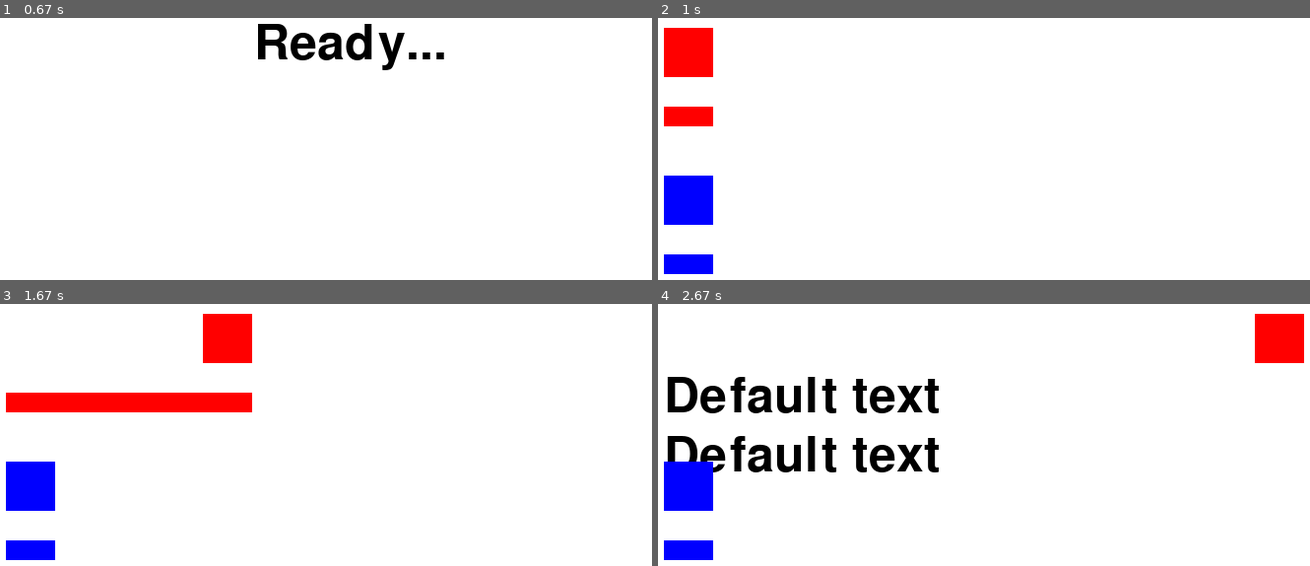
Above: before the commit, frames 1-4 (two rows, left to right).
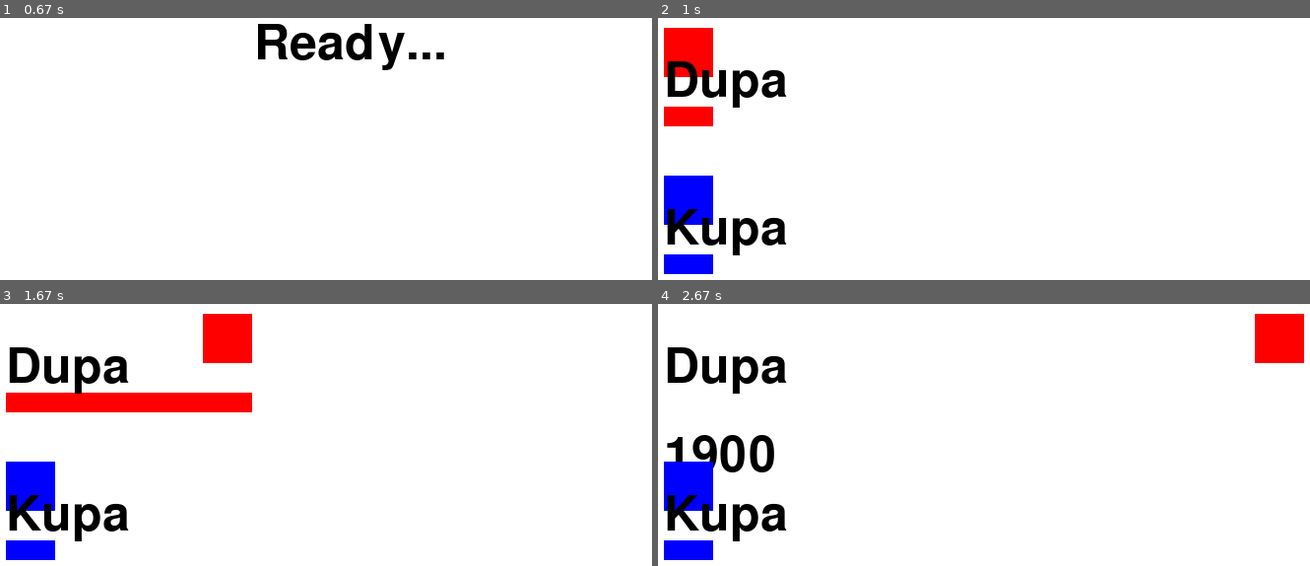
Above: after the commit, the same moments.

Repository: MaciejCiura/Goldsprint
Game: pygame game, started from main.py
Two runs of this game, one before a commit and one after it. Both use one fixed random seed, a clock stepped at 60 frames per second and the inputs below.
Inputs:
- Up to frame 1 (0.67 s): tap Enter at 0.33 s
- Up to frame 2 (1 s): tap Space at 0.67 s
- Up to frame 3 (1.67 s): tap A at 1, 1.33 s
- Up to frame 4 (2.67 s): tap A at 1.73, 2.03, 2.23, 2.57 s; tap Space at 1.82 s

Frame 1 is identical in both runs. In frame 2, 2.6% of the frame differs, in the area x 1-20%, y 16-91%; in frame 3, 2.6%; in frame 4, 7.6%, in the area x 1-44%, y 16-91%.

Commit message:
Added winner logic, text for name, time, speed

Diff:
--- a/entities/player.py
+++ b/entities/player.py
@@ -6,32 +6,44 @@
 
 
 class Player(Entity):
-    def __init__(self,
-                 x=Screen.STARTING_POSITION, y=Screen.BIKE1_Y,
-                 hight=Bike.BIKE_HEIGHT, width=Bike.BIKE_WIDTH,
-                 color=Colors.BLACK):
+    def __init__(self, name, x=Screen.STARTING_POSITION, y=Screen.BIKE1_Y,
+                 hight=Bike.BIKE_HEIGHT, width=Bike.BIKE_WIDTH, color=Colors.BLACK):
         super().__init__(x, y, hight, width)
-        self.name = None
+        self.name = name
         self.distance = 0
         self.speed = 0
         self.racing = False
-        self.time = 0
+        self.time = None
         self.won = False
         self.color = color
         self.placeholder = pygame.Surface((self.width, self.height))
         self.placeholder.fill(color)
         self.progressbar = Progressbar(self)
-        self.name_txt = Text(x=self.x, y=self.y + 60)
+        self.name_txt = Text(text=name, x=self.x, y=self.y + 30)
+        self.speed_txt = Text(x=self.x, y=self.y + 90)
         self.time_txt = Text(x=self.x, y=self.y + 120)
+        self.name_txt.visible = True
+        self.speed_txt.visible = False
+        self.time_txt.visible = False
 
     def update(self):
         # get distance from sensor
         if self.distance >= Screen.MAX_DISTANCE - 200:  # TODO change to dynamic distance parameter
-            self.racing = False
+            if self.racing:
+                self.racing = False
+                self.time = pygame.time.get_ticks() - self.time
+                self.time_txt.set(str(self.time))
+            self.progressbar.visible = False
+            self.time_txt.visible = True
         self.progressbar.update()
+        if self.won:
+            self.placeholder.fill(Colors.GOLD)
 
     def set_name(self, name):
         self.name = name
+
+    def set_time(self, time):
+        self.time = time
 
     def check_win(self):
         return
@@ -41,8 +53,7 @@
 
     def draw(self, screen):
         screen.blit(self.placeholder, (self.x + self.distance / 1, self.y))
-        if self.racing:
-            self.progressbar.draw(screen)
-        else:
-            self.time_txt.draw(screen)
-            self.name_txt.draw(screen)
+        self.progressbar.draw(screen)
+        self.time_txt.draw(screen)
+        self.speed_txt.draw(screen)
+        self.name_txt.draw(screen)
--- a/entities/progressbar.py
+++ b/entities/progressbar.py
@@ -14,4 +14,5 @@
         self.value = self.player.distance
 
     def draw(self, screen):
-        pygame.draw.rect(screen, self.player.color, (self.x, self.y, self.value + self.player.width, self.height))
+        if self.visible:
+            pygame.draw.rect(screen, self.player.color, (self.x, self.y, self.value + self.player.width, self.height))
--- a/entities/text.py
+++ b/entities/text.py
@@ -17,8 +17,14 @@
         self.img = self.font.render(self.text, self.antialiasing, self.colour, self.background)
         self.rect = self.img.get_rect(topleft=(self.x, self.y))
 
+    def set(self, string):
+        self.text = string
+        self.img = self.font.render(self.text, self.antialiasing, self.colour, self.background)
+        self.rect = self.img.get_rect(topleft=(self.x, self.y))
+
     def center(self):
         self.rect = self.img.get_rect(center=(Screen.SCREEN_WIDTH / 2, Screen.FONT_SIZE/2))
 
     def draw(self, screen):
-        screen.blit(self.img, self.rect)
+        if self.visible:
+            screen.blit(self.img, self.rect)
--- a/scenes/race_scene.py
+++ b/scenes/race_scene.py
@@ -8,23 +8,21 @@
 
     def __init__(self, screen: pygame.Surface):
         super().__init__(screen)
-        self.players = [Player(color=Colors.RED, x=Screen.STARTING_POSITION, y=Screen.BIKE1_Y),
-                        Player(color=Colors.BLUE, x=Screen.STARTING_POSITION, y=Screen.BIKE2_Y)]
+        self.players = [Player("Dupa", color=Colors.RED, x=Screen.STARTING_POSITION, y=Screen.BIKE1_Y),
+                        Player("Kupa", color=Colors.BLUE, x=Screen.STARTING_POSITION, y=Screen.BIKE2_Y)]
         for player in self.players:
             player.racing = True
         self.racing = True
         self.start_time = pygame.time.get_ticks()
+        self.players[0].set_time(self.start_time)
+        self.players[1].set_time(self.start_time)
 
-    def _count_elapsed_time(self):
-        return pygame.time.get_ticks() - self.start_time
+    def _count_elapsed_time(self, time):
+        return time - self.start_time
 
     def _update_entities(self):
         for player in self.players:
             player.update()
-            if not player.racing:
-                player.racing = False
-                player.time = self._count_elapsed_time()
-                print(self._count_elapsed_time())
 
     def _finish(self):
         if not self.racing:
@@ -48,4 +46,6 @@
         self._update_entities()
         if all(not player.racing for player in self.players):
             self.racing = False
+            winner = min(self.players, key=lambda player: player.time)
+            winner.won = True
         return not self.racing
--- a/scenes/winner_scene.py
+++ b/scenes/winner_scene.py
@@ -12,6 +12,10 @@
         self.players = players
         self.button_pressed = False
 
+    def _update_entities(self):
+        for player in self.players:
+            player.update()
+
     def key_down(self, keyname: int) -> None:
         self.button_pressed = True
 
@@ -22,4 +26,5 @@
         pygame.display.flip()
 
     def update_state(self) -> bool:
+        self._update_entities()
         return self.button_pressed
--- a/util/constant.py
+++ b/util/constant.py
@@ -11,6 +11,7 @@
     BLACK = (0, 0, 0)
     RED = (255, 0, 0)
     BLUE = (0, 0, 255)
+    GOLD = (255, 215, 0)
 
 
 class Screen:
Empty file added: services/player_manager.py
